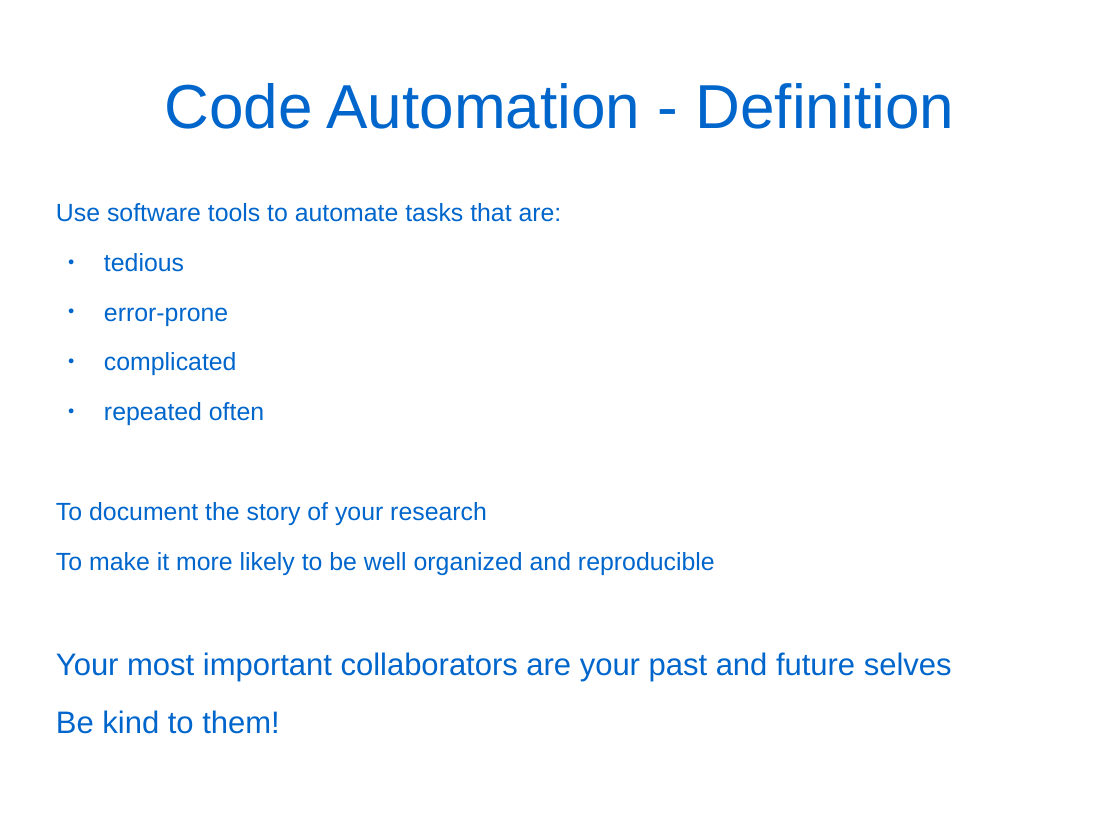
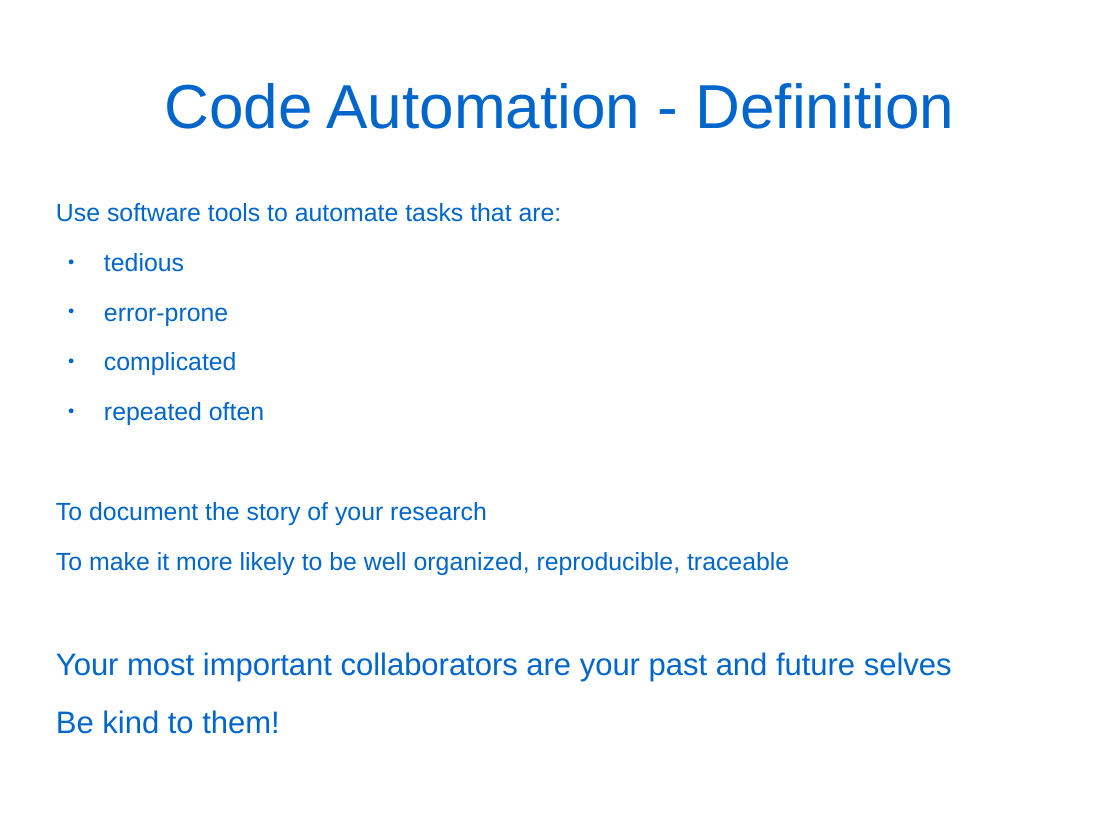
Before and after one commit to douglatornell/UQAR-Winter-School, a slide deck: slide 5 of slides.odp. Drawn at 1120x840 pixels with LibreOffice and Linux fonts; fonts in the diff are those of the drawing. Boxes give left, top, right and bottom in pixels: in the first picture for what was removed or moved away, otherwise in the second. Text is boxed around its words. In the diff, an @@ line names an element or a change of style, - is before the commit and + after.

```diff
--- a/slides.odp
+++ b/slides.odp
@@ text at (x1=56, y1=552, x2=789, y2=575): text changed @@
-To make it more likely to be well organized and reproducible
+To make it more likely to be well organized, reproducible, traceable
```
Also in this commit, not shown: 9 other slides changed, 6 slides added, 1 slide removed.
